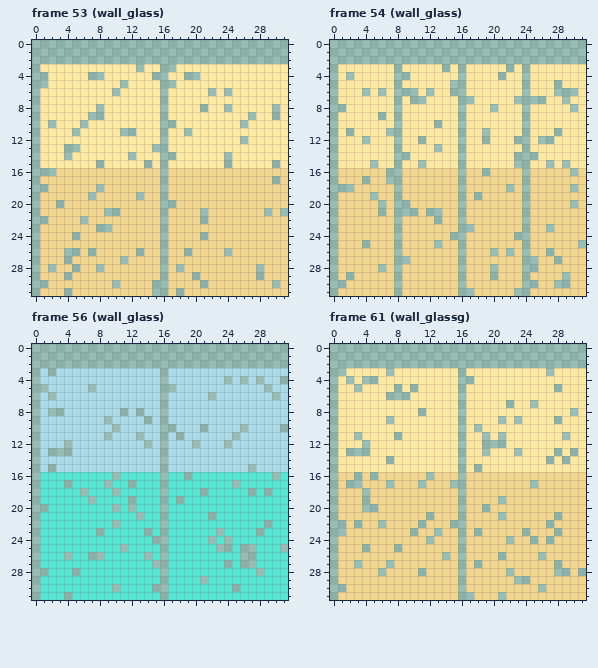
Pixel-art file: art/walls.aseprite. Above is the file before it was changed.
32x32 pixels, 168 frames. Shown: frame 53 (wall_glass), frame 54 (wall_glass), frame 56 (wall_glass), frame 61 (wall_glassg). The commit also changed other frames, which this record leaves out.
Once edited:
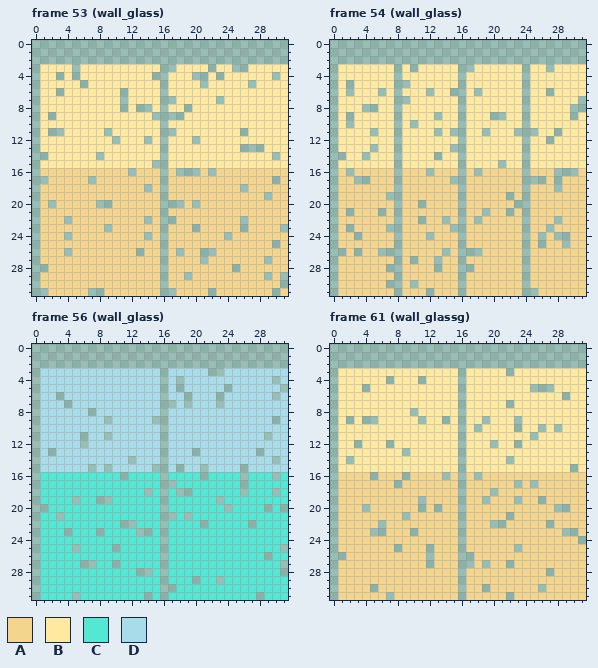
Palette (. is transparent): A #f4d58d  B #ffe9a0  C #54e8d4  D #a8dcea
The exact change:
Changed rows in their new state; - is an unchanged pixel.
Frame 53 (wall_glass):
first column x 1:
 3 ----.-------B--------.--..-----
 4 B-.-.-BB----------B-.-.------.-
 5 B----.----B-----B---.-----.----
 6 --.------B.----------B-B-------
 7 ----------.-----.-----.--------
 8 -------B--.-..----.-B--B-----B-
 9 -.----BB------.-..--------B--B-
10 -B---B----------B--------B-----
11 -..-B---.-BB----.-B------.-----
12 ---------.---.-----.-----B-----
13 ---BB---------B----------...---
14 .--B---.---B----B------B-----.-
15 -------B-----B.--------B-----B-
16 AA---------.-----...-.---------
17 .-----.------------------------
18 A------A-----.-----------.-----
19 ------A-----A---------------.--
20 -.A----..--------.-.-----------
21 --------AA----------A-------A-A
22 A--.-A-------.--.---A----.-----
23 -------A-----------.-----.----.
24 ---.A--------.------A--.-------
25 -----------------------------.-
26 ----A-A----------.A-..-A-------
27 ---A------A---------.-------.--
28 .A--A--A---------A------.--A---
29 ---A--------------.A-------A.-.
30 A--------A----A-----A--------A.
31 .--A--..------A-.A---.-------.-
Frame 54 (wall_glass):
first column x 1:
 3 ---------.---B--.----B----.----
 4 -B------B-----------B----------
 5 -.------.-----B------------B---
 6 -.-B----BB-------.--------.BBB-
 7 --------.BB-----B-----B-BB--B-.
 8 B--..--------------B----------.
 9 -.---B------.------..--------.-
10 -.-------.--B------------------
11 -B--.-B-----.-.-------.-.------
12 ---B------B-------B---B--B-----
13 ----.-------B-.----------------
14 .--.----B---.---------B-B------
15 ----B-----B---------.-B---B-B--
16 -.----A----.-----.A--------..--
17 --.---A-------.---------..-.---
18 AA-------------------A-----.-A-
19 ----A-.----------A---.---------
20 -----A--A-.-----------.------A-
21 -.------AA-AA-----.--.---------
22 ----------.-A.---.---------.---
23 -.----.-------.-A--------------
24 --.--------.--A-------A--.-..--
25 ---A--------A------------.--.-A
26 .-.--..------.--..-A-A----A----
27 --------A.--.-----------A--A---
28 -----A.-----.---.--A----A------
29 -A-----------------A--------A--
30 A-----.--.--------------A--AA--
31 -----------.----A-----A-.------
Frame 56 (wall_glass):
first column x 1:
 3 -D-------------------..--------
 4 -----------------.-----D-D-D-.D
 5 D-----D---------D.-----.----D-.
 6 -D.---------------.--D.--------
 7 ---.------------.-.---.--------
 8 -DD---.---D-D------------------
 9 -------------D.--------------.-
10 ---------D------D---D----D----D
11 -----.------D----D------D---.--
12 ---D-.-------D-----D---D-------
13 --DD---------------.-------.---
14 -----------.-----------------.-
15 -D----.-.-----.--.--.----.D----
16 ---------C.-------C-.----.-----
17 ---C----C--C----.-------C.-----
18 -----C---C---.---..-C----.C-C.-
19 ----.-C..--C-----C----.--------
20 ---------C-C-----------.----.-.
21 --.---------C---.-.--C---------
22 ---------C..--------.-----.-C--
23 ---.--------.---------C----C---
24 --------------C------C-C-------
25 ----.----.C-----------CC-CC----
26 ---C--CC-----C-----------CC-.--
27 -----..--.----C--------C-CC---.
28 C---C-------..-------------C--.
29 -------------------.C-.--------
30 ---------C----C-.-------C------
31 ---C.--------.-------------.---
Frame 61 (wall_glassg):
first column x 1:
 3 B-----B--------------.----B----
 4 -B-BB-.---.-----B--------------
 5 --B.---B-B--------------...B---
 6 ------BBB-------------------.--
 7 ------------------------B------
 8 ---------.B------------------B-
 9 -.-..-B---.--.----.-B------B---
10 ----------------------.--.-.---
11 --B----B----------B-B---.---B--
12 --.B--.-----------B-B-.--------
13 -BBB----.---------B---B----B-B-
14 -.----B--------------.----B-B--
15 -----------------B-----------.-
16 --A-----.--A-.---.-------------
17 -AA---A.--A---A-------.--------
18 ---A---------------.-----------
19 ---A------.-------.-A-.--.-----
20 ----A-----.-.-----A--------..--
21 --------.--A--------A.-----A---
22 A-A-------A---A----..----------
23 A---..------A----A-----A---A..-
24 -----------A---------A--A-A---.
25 ---A-------.----------.--------
26 .----------.-A--.---A----A-----
27 --A---A----.----.A.--.-----A---
28 -----A----A----------A----.AA-A
29 ----------------------AA-------
30 A---.-------------.------------
31 ------.---------A---A.---------
Boxes around the changes in both pictures, in picture pixels (x1, y1, x2, y2):
changed: (40, 64, 288, 296)
changed: (338, 64, 586, 296)
changed: (40, 368, 288, 600)
changed: (338, 368, 586, 600)
